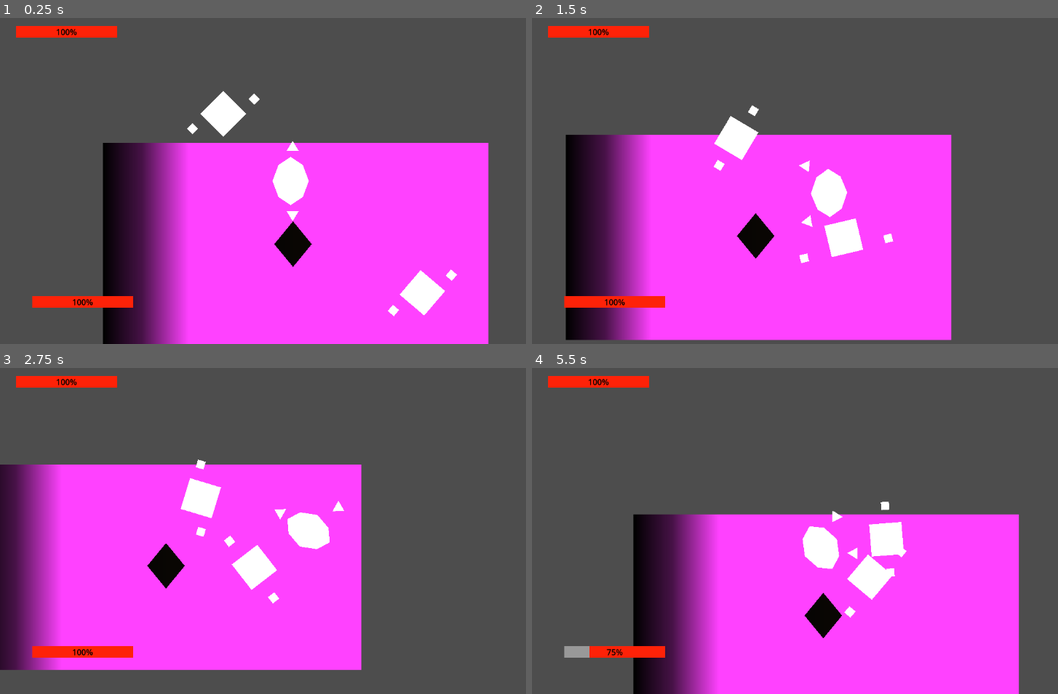
Above: before the commit, frames 1-4 (two rows, left to right).
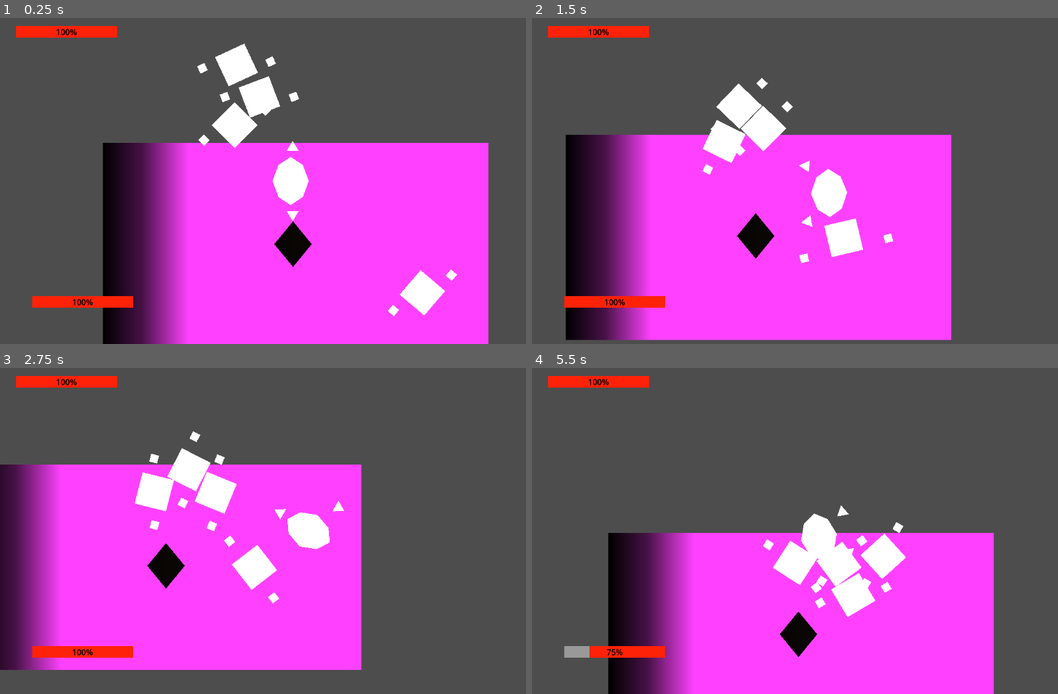
Above: after the commit, the same moments.

Repository: CatalinVini/TopDownGeometryCombatGame
Game: Godot game, scene res://World.tscn
The game is run twice, just before and just after one commit, with the same random seed, the same clock (stepped at 60 frames per second) and the same inputs.
Inputs (mouse positions are in pixels of both pictures, inside the frame that each line leads up to):
- Up to frame 1 (0.25 s): no input
- Up to frame 2 (1.5 s): move the mouse to (952, 164) at 0.52 s; hold D (right) 0.53-1.28 s; click (952, 164) at 0.6 s; right-click (952, 164) at 0.8 s; move the mouse to (705, 197) at 1.27 s; hold S (down) from 1.28 s (still down); right-click (705, 197) at 1.35 s
- Up to frame 3 (2.75 s): tap Space (grab) at 1.55, 2.1 s; move the mouse to (347, 459) at 2.02 s; release S (down) at 2.03 s; hold D (right) from 2.03 s (still down); click (347, 459) at 2.3 s
- Up to frame 4 (5.5 s): move the mouse to (795, 596) at 2.77 s; release D (right) at 2.78 s; hold W (up) 2.78-3.53 s; click (795, 596) at 2.85 s; right-click (795, 596) at 3.05 s; move the mouse to (994, 579) at 3.52 s; hold A (left) 3.53-5.03 s; right-click (994, 579) at 3.6 s; tap Space (grab) at 3.8, 4.35 s; move the mouse to (647, 482) at 4.27 s; click (647, 482) at 4.55 s; move the mouse to (852, 531) at 5.02 s; hold S (down) from 5.03 s (still down); click (852, 531) at 5.1 s; right-click (852, 531) at 5.3 s

The runs differ from the first frame. In frame 1, 2.0% of the frame differs, in the area x 35-57%, y 7-40%; in frame 2, 1.7%; in frame 3, 2.1%; in frame 4, 20%, in the area x 14-93%, y 40-100%.

Commit message:
Throw mechanic 90% implemented
still need to implement system for knocked back enemies knock other enemies while reducing their knocked back path

Diff:
--- a/EnemyCharacter.tscn
+++ b/EnemyCharacter.tscn
@@ -1,11 +1,35 @@
-[gd_scene load_steps=14 format=3 uid="uid://d4kj7q43vr1kr"]
+[gd_scene load_steps=20 format=3 uid="uid://d4kj7q43vr1kr"]
 
 [ext_resource type="Script" uid="uid://0h8ga7ggwy4a" path="res://enemy_script.gd" id="1_d6you"]
 [ext_resource type="PackedScene" uid="uid://nk2war87clhf" path="res://HUD_Enemy.tscn" id="2_kbrm0"]
 
+[sub_resource type="Curve2D" id="Curve2D_ayvk7"]
+_data = {
+"points": PackedVector2Array(0, 0, 0, 0, 0, 0, 0, 0, 0, 0, 192, -192)
+}
+point_count = 2
+
+[sub_resource type="Curve2D" id="Curve2D_kpxg6"]
+_data = {
+"points": PackedVector2Array(0, 0, 0, 0, 0, 0, 0, 0, 0, 0, 192, 192)
+}
+point_count = 2
+
+[sub_resource type="Curve2D" id="Curve2D_s84lq"]
+_data = {
+"points": PackedVector2Array(0, 0, 0, 0, 0, 0, 0, 0, 0, 0, -192, 192)
+}
+point_count = 2
+
+[sub_resource type="Curve2D" id="Curve2D_16xks"]
+_data = {
+"points": PackedVector2Array(0, 0, 0, 0, 0, 0, 0, 0, 0, 0, -192, -192)
+}
+point_count = 2
+
 [sub_resource type="Curve2D" id="Curve2D_kbrm0"]
 _data = {
-"points": PackedVector2Array(0, 0, 0, 0, 0, 0, 0, 0, 0, 0, -896, 0)
+"points": PackedVector2Array(0, 0, 0, 0, 0, 0, 0, 0, 0, 0, -640, 0)
 }
 point_count = 2
 
@@ -17,6 +41,12 @@
 
 [sub_resource type="RectangleShape2D" id="RectangleShape2D_d6you"]
 size = Vector2(128, 128)
+
+[sub_resource type="RectangleShape2D" id="RectangleShape2D_16xks"]
+size = Vector2(64, 64)
+
+[sub_resource type="CircleShape2D" id="CircleShape2D_kbrm0"]
+radius = 89.4427
 
 [sub_resource type="Animation" id="Animation_ayvk7"]
 resource_name = "Attack"
@@ -390,11 +420,47 @@
 [node name="EnemyCharacterBody2D" type="CharacterBody2D" parent="." groups=["Enemy"]]
 script = ExtResource("1_d6you")
 
-[node name="Path2D" type="Path2D" parent="EnemyCharacterBody2D"]
+[node name="KnockBackPathSE" type="Path2D" parent="EnemyCharacterBody2D"]
+curve = SubResource("Curve2D_ayvk7")
+
+[node name="PathFollow2D" type="PathFollow2D" parent="EnemyCharacterBody2D/KnockBackPathSE"]
+position = Vector2(24.7305, -24.7305)
+rotation = -0.785398
+progress = 35.0
+rotates = false
+
+[node name="KnockBackPathSW" type="Path2D" parent="EnemyCharacterBody2D"]
+curve = SubResource("Curve2D_kpxg6")
+
+[node name="PathFollow2D" type="PathFollow2D" parent="EnemyCharacterBody2D/KnockBackPathSW"]
+position = Vector2(24.7305, 24.7305)
+rotation = 0.785398
+progress = 35.0
+rotates = false
+
+[node name="KnockBackPathNW" type="Path2D" parent="EnemyCharacterBody2D"]
+curve = SubResource("Curve2D_s84lq")
+
+[node name="PathFollow2D" type="PathFollow2D" parent="EnemyCharacterBody2D/KnockBackPathNW"]
+position = Vector2(-24.7305, 24.7305)
+rotation = 2.35619
+progress = 35.0
+rotates = false
+
+[node name="KnockBackPathNE" type="Path2D" parent="EnemyCharacterBody2D"]
+curve = SubResource("Curve2D_16xks")
+
+[node name="PathFollow2D" type="PathFollow2D" parent="EnemyCharacterBody2D/KnockBackPathNE"]
+position = Vector2(-24.7305, -24.7305)
+rotation = -2.35619
+progress = 35.0
+rotates = false
+
+[node name="EnemyThrownPath" type="Path2D" parent="EnemyCharacterBody2D"]
 curve = SubResource("Curve2D_kbrm0")
 
-[node name="PathFollow2D" type="PathFollow2D" parent="EnemyCharacterBody2D/Path2D"]
-position = Vector2(-44.8652, 0)
+[node name="PathFollow2D" type="PathFollow2D" parent="EnemyCharacterBody2D/EnemyThrownPath"]
+position = Vector2(-44.7832, 0)
 rotation = 3.14159
 progress = 44.8
 rotates = false
@@ -433,6 +499,59 @@
 
 [node name="Control" parent="EnemyCharacterBody2D/CanvasLayer" instance=ExtResource("2_kbrm0")]
 
+[node name="AreaNW" type="Area2D" parent="EnemyCharacterBody2D"]
+position = Vector2(-72, 16)
+collision_layer = 4
+collision_mask = 8
+monitorable = false
+
+[node name="CollisionShape2D" type="CollisionShape2D" parent="EnemyCharacterBody2D/AreaNW"]
+position = Vector2(40, 16)
+shape = SubResource("RectangleShape2D_16xks")
+debug_color = Color(0.873609, 0.0586251, 0.822484, 0.42)
+
+[node name="AreaNE" type="Area2D" parent="EnemyCharacterBody2D"]
+position = Vector2(-64, -64)
+collision_layer = 4
+collision_mask = 8
+monitorable = false
+
+[node name="CollisionShape2D" type="CollisionShape2D" parent="EnemyCharacterBody2D/AreaNE"]
+position = Vector2(32, 32)
+shape = SubResource("RectangleShape2D_16xks")
+debug_color = Color(0.873609, 0.0586251, 0.822484, 0.42)
+
+[node name="AreaSE" type="Area2D" parent="EnemyCharacterBody2D"]
+position = Vector2(0, -64)
+collision_layer = 4
+collision_mask = 8
+monitorable = false
+
+[node name="CollisionShape2D" type="CollisionShape2D" parent="EnemyCharacterBody2D/AreaSE"]
+position = Vector2(32, 32)
+shape = SubResource("RectangleShape2D_16xks")
+debug_color = Color(0.873609, 0.0586251, 0.822484, 0.42)
+
+[node name="AreaSW" type="Area2D" parent="EnemyCharacterBody2D"]
+collision_layer = 4
+collision_mask = 8
+monitorable = false
+
+[node name="CollisionShape2D" type="CollisionShape2D" parent="EnemyCharacterBody2D/AreaSW"]
+position = Vector2(32, 32)
+shape = SubResource("RectangleShape2D_16xks")
+debug_color = Color(0.873609, 0.0586251, 0.822484, 0.42)
+
+[node name="AreaHitAnotherEnemies" type="Area2D" parent="EnemyCharacterBody2D"]
+collision_layer = 8
+collision_mask = 8
+monitoring = false
+monitorable = false
+
+[node name="CollisionShape2D" type="CollisionShape2D" parent="EnemyCharacterBody2D/AreaHitAnotherEnemies"]
+shape = SubResource("CircleShape2D_kbrm0")
+debug_color = Color(0.977996, 0, 0.399711, 0.42)
+
 [node name="AnimationPlayer" type="AnimationPlayer" parent="."]
 libraries = {
 &"": SubResource("AnimationLibrary_16xks")
@@ -454,6 +573,9 @@
 one_shot = true
 
 [node name="EnemyTimerGetParried" type="Timer" parent="."]
+one_shot = true
+
+[node name="EnemyTimerGetKnockedBack" type="Timer" parent="."]
 one_shot = true
 
 [node name="EnemyTimerThrown" type="Timer" parent="."]
@@ -464,9 +586,14 @@
 [connection signal="area_exited" from="EnemyCharacterBody2D/DetectionArea2D" to="EnemyCharacterBody2D" method="_on_detection_area_2d_area_exited"]
 [connection signal="body_entered" from="EnemyCharacterBody2D/DetectionArea2D" to="EnemyCharacterBody2D" method="_on_area_2d_body_entered"]
 [connection signal="body_exited" from="EnemyCharacterBody2D/DetectionArea2D" to="EnemyCharacterBody2D" method="_on_area_2d_body_exited"]
+[connection signal="area_entered" from="EnemyCharacterBody2D/AreaNW" to="EnemyCharacterBody2D" method="_on_area_nw_area_entered"]
+[connection signal="area_entered" from="EnemyCharacterBody2D/AreaNE" to="EnemyCharacterBody2D" method="_on_area_ne_area_entered"]
+[connection signal="area_entered" from="EnemyCharacterBody2D/AreaSE" to="EnemyCharacterBody2D" method="_on_area_se_area_entered"]
+[connection signal="area_entered" from="EnemyCharacterBody2D/AreaSW" to="EnemyCharacterBody2D" method="_on_area_sw_area_entered"]
 [connection signal="timeout" from="EnemyTimerAttack" to="EnemyCharacterBody2D" method="_on_enemy_timer_attack_timeout"]
 [connection signal="timeout" from="EnemyTimerHit" to="EnemyCharacterBody2D" method="_on_enemy_timer_hit_timeout"]
 [connection signal="timeout" from="EnemyTimerRetreat" to="EnemyCharacterBody2D" method="_on_enemy_timer_retreat_timeout"]
 [connection signal="timeout" from="EnemyTimerGetHurt" to="EnemyCharacterBody2D" method="_on_enemy_timer_get_hurt_timeout"]
 [connection signal="timeout" from="EnemyTimerGetParried" to="EnemyCharacterBody2D" method="_on_enemy_timer_get_parried_timeout"]
+[connection signal="timeout" from="EnemyTimerGetKnockedBack" to="EnemyCharacterBody2D" method="_on_enemy_timer_get_knocked_back_timeout"]
 [connection signal="timeout" from="EnemyTimerThrown" to="EnemyCharacterBody2D" method="_on_enemy_timer_thrown_timeout"]
--- a/enemy_script.gd
+++ b/enemy_script.gd
@@ -15,7 +15,9 @@
 var parried_state = false
 var grabbed_state = false
 var thrown_state = false
+var knockback_by_thrown_state = false
 var area_detection = false
+var area_direction = "."
 var attack_connected = false
 var attack_area_collided = false
 var block_window = false
@@ -28,12 +30,23 @@
 @onready var enemy_timer_hit = $"../EnemyTimerHit"
 @onready var enemy_timer_retreat = $"../EnemyTimerRetreat"
 @onready var enemy_timer_get_hurt = $"../EnemyTimerGetHurt"
+@onready var enemy_timer_knocked_back = $"../EnemyTimerGetKnockedBack"
+
 @onready var enemy_detection_area2d =  $DetectionArea2D
 @onready var Player = get_tree().get_first_node_in_group("Player")
 @onready var Player_array = get_tree().get_nodes_in_group("Player")
 @onready var enemy_timer_get_parried = $"../EnemyTimerGetParried"
 @onready var enemy_timer_thrown = $"../EnemyTimerThrown"
-@onready var path_thrown_backward = $Path2D/PathFollow2D
+@onready var path_thrown_backward = $EnemyThrownPath/PathFollow2D
+@onready var area_hit_other_enemies = $AreaHitAnotherEnemies
+@onready var area_hit_areanw = $AreaNW
+@onready var area_hit_areane = $AreaNE
+@onready var area_hit_arease = $AreaSE
+@onready var area_hit_areasw = $AreaSW
+@onready var knockbackpathse = $KnockBackPathSE/PathFollow2D
+@onready var knockbackpathsw = $KnockBackPathSW/PathFollow2D
+@onready var knockbackpathnw = $KnockBackPathNW/PathFollow2D
+@onready var knockbackpathne = $KnockBackPathNE/PathFollow2D
 
 func _ready():
 
@@ -46,18 +59,20 @@
 	player_pos = Player.get_global_position()
 	enemy_pos = get_global_position()
 
+
 func _physics_process(delta: float) -> void:
 
 	move()
 	enemy_hurt()
 	enemy_grabbed()
 	enemy_thrown()
+	knockback_direction()
 	move_and_slide()
 
 
 func move():
 
-	if (detection == false) && (attack_state == false) && (retreat_state == false) && (hurt_state == false) && (parried_state == false) && (grabbed_state == false) && (thrown_state == false):
+	if (detection == false) && (attack_state == false) && (retreat_state == false) && (hurt_state == false) && (parried_state == false) && (grabbed_state == false) && (thrown_state == false) && (knockback_by_thrown_state == false):
 		enemy_position = get_global_position()
 		look_at(Global_variables_functions.player_position)
 		direction = Global_variables_functions.player_position - enemy_position
@@ -89,7 +104,7 @@
 
 	#print("Player:", Player.enemy_area_ID, " Enemy: ", enemy_detection_area2d)
 
-	if((Player.block_state == true) && (hurt_state == false)) && ((area_detection == true)):
+	if((Player.block_state == true) && (hurt_state == false)) && (area_detection == true):
 		print("PARRIED")
 		Player.successfull_parry = false
 		parried_state = true
@@ -105,7 +120,7 @@
 
 func enemy_grabbed():
 
-	if ((Player.grab_state == true) || (Player.pull_state == true) || (Player.clinch_state == true)) && (Player.enemy_raycast_collided == self) && (thrown_state == false):
+	if ((Player.grab_state == true) || (Player.pull_state == true) || (Player.clinch_state == true)) && (Player.enemy_raycast_collided == self) && (thrown_state == false)  && (knockback_by_thrown_state == false):
 		grabbed_state = true
 		attack_state = false
 		animation.stop()
@@ -119,12 +134,33 @@
 
 func enemy_thrown():
 
-	if (Player.throw_state == true) && (Player.enemy_raycast_collided == self):
+	if (Player.throw_state == true) && (Player.enemy_raycast_collided == self) && (thrown_state == false)  && (knockback_by_thrown_state == false):
 		thrown_state = true
 		grabbed_state = false
 		corect_retreat_direction()
+		area_hit_other_enemies.monitorable = true
+		enemy_timer_thrown.start(0.3)
+		print("Thrown")
+
+	if (thrown_state == true):
 		set_global_position(path_thrown_backward.global_position)
-		enemy_timer_thrown.start(0.1)
+
+
+func knockback_direction():
+
+	if (knockback_by_thrown_state == true):
+		if(area_direction == "nw"):
+			set_global_position(knockbackpathse.global_position)
+			#print("NW")
+		if(area_direction == "ne"):
+			set_global_position(knockbackpathsw.global_position)
+			#print("NE")
+		if(area_direction == "se"):
+			set_global_position(knockbackpathnw.global_position)
+			#print("SE")
+		if(area_direction == "sw"):
+			set_global_position(knockbackpathne.global_position)
+			#print("SW")
 
 
 func attack_seq():
@@ -187,7 +223,58 @@
 		area_detection = false
 
 
-##########################################################
+##############################-----KNOCK BACK ZONES-----###########################################
+
+func _on_area_nw_area_entered(area: Area2D) -> void:
+
+	if (area != self.area_hit_other_enemies):
+		area_hit_areane.monitoring = false
+		#area_hit_areanw.monitoring = false
+		area_hit_arease.monitoring = false
+		area_hit_areasw.monitoring = false
+		knockback_by_thrown_state = true
+		enemy_timer_knocked_back.start(0.3)
+		area_direction = "nw"
+		print(area_hit_other_enemies)
+
+func _on_area_ne_area_entered(area: Area2D) -> void:
+
+	if (area != self.area_hit_other_enemies):
+		#area_hit_areane.monitoring = false
+		area_hit_areanw.monitoring = false
+		area_hit_arease.monitoring = false
+		area_hit_areasw.monitoring = false
+		knockback_by_thrown_state = true
+		enemy_timer_knocked_back.start(0.3)
+		area_direction = "ne"
+		print(area_hit_other_enemies)
+
+func _on_area_se_area_entered(area: Area2D) -> void:
+
+	if (area != self.area_hit_other_enemies):
+		area_hit_areane.monitoring = false
+		area_hit_areanw.monitoring = false
+		#area_hit_arease.monitoring = false
+		area_hit_areasw.monitoring = false
+		knockback_by_thrown_state = true
+		enemy_timer_knocked_back.start(0.3)
+		area_direction = "se"
+		print(area_hit_other_enemies)
+
+func _on_area_sw_area_entered(area: Area2D) -> void:
+
+	if (area != self.area_hit_other_enemies):
+		area_hit_areane.monitoring = false
+		area_hit_areanw.monitoring = false
+		area_hit_arease.monitoring = false
+		#area_hit_areasw.monitoring = false
+		knockback_by_thrown_state = true
+		enemy_timer_knocked_back.start(0.3)
+		area_direction = "sw"
+		print(area_hit_other_enemies)
+
+##############################-----KNOCK BACK ZONES-----###########################################
+#########################################################################
 
 
 func _on_enemy_timer_attack_timeout() -> void:
@@ -233,4 +320,14 @@
 
 
 func _on_enemy_timer_thrown_timeout() -> void:
+
 	thrown_state = false
+	area_hit_other_enemies.monitorable = false
+
+
+func _on_enemy_timer_get_knocked_back_timeout() -> void:
+	area_hit_areane.monitoring = true
+	area_hit_areanw.monitoring = true
+	area_hit_arease.monitoring = true
+	area_hit_areasw.monitoring = true
+	knockback_by_thrown_state = false
--- a/world.gd
+++ b/world.gd
@@ -9,7 +9,7 @@
 	pass
 
 func _physics_process(delta: float) -> void:
-	if (nr < 1):
+	if (nr < 3):
 		inst()
 		nr += 1
 
